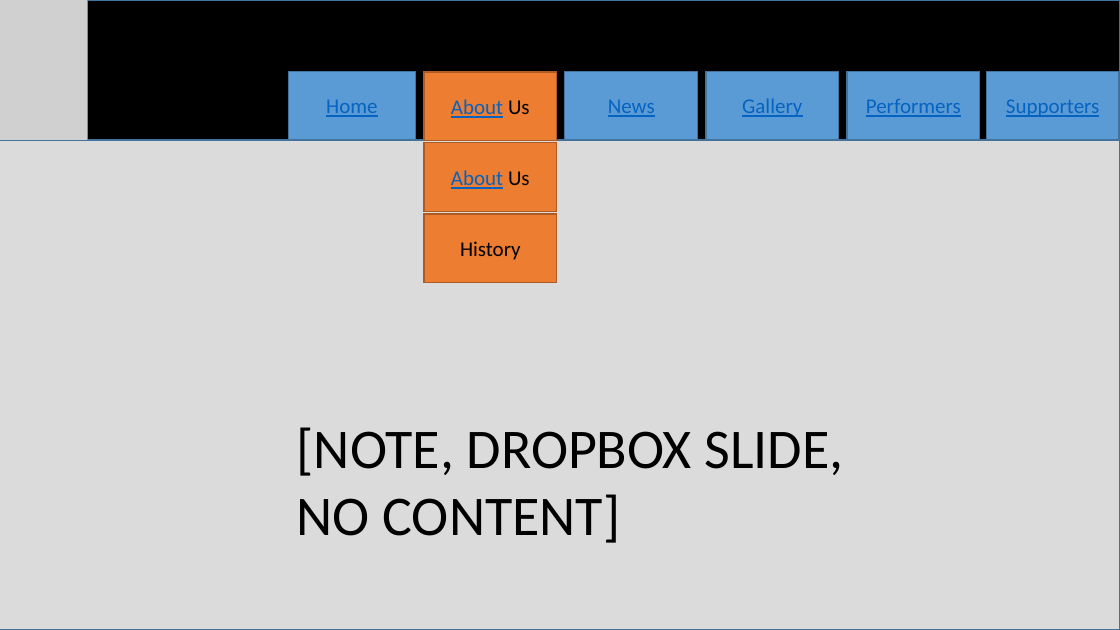
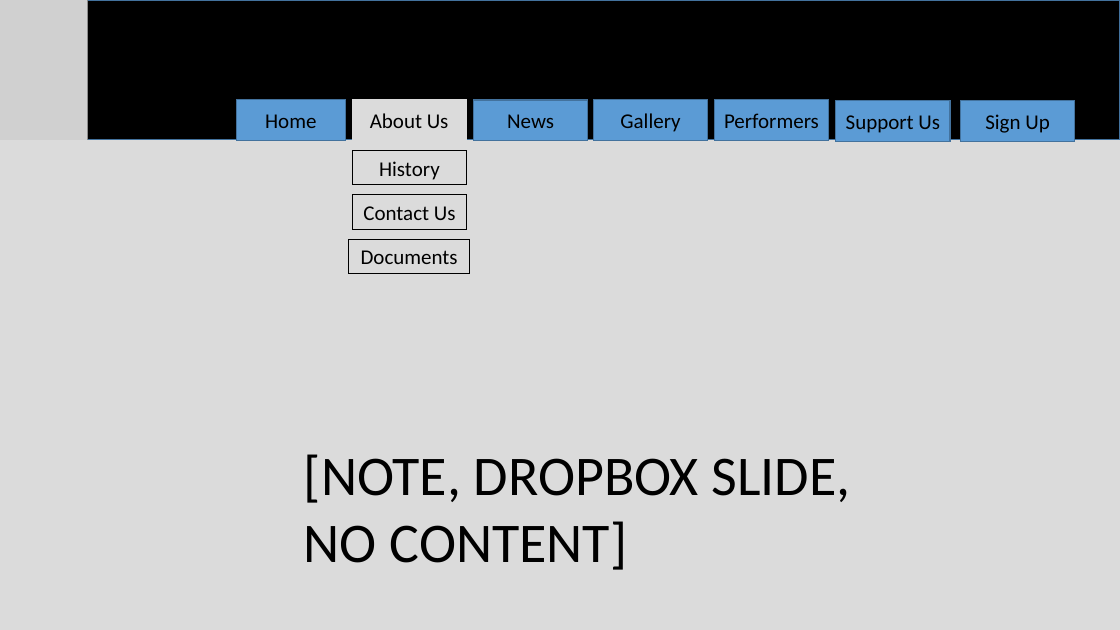
Before and after one commit to JacobJ97/Barrier-Reef-Orchestra-Website, a slide deck: slide 3 of Design Comps/barrier reef powerpoint simulation.pptx. Drawn at 1120x630 pixels with LibreOffice and Linux fonts; fonts in the diff are those of the drawing; grey boxes stand for pictures. Boxes give left, top, right and bottom in pixels: in the first picture for what was removed or moved away, otherwise in the second. Text is boxed around its words. In the diff, an @@ line names an element or a change of style, - is before the commit and + after.

```diff
--- a/Design Comps/barrier reef powerpoint simulation.pptx
+++ b/Design Comps/barrier reef powerpoint simulation.pptx
@@ rectangle removed at [986,71,1119,140] @@
-Supporters
@@ rectangle "Home": place and size @@
-rectangle "Home" at [288,71,415,140]
+rectangle "Home" at [236,100,345,140]
@@ rectangle "About Us": place and size @@
-rectangle "About Us" at [424,72,557,141]
+rectangle "About Us" at [352,100,466,140]
@@ rectangle "About Us" at [352,100,466,140]: text colour #0563C1 to #000000, underline off in "About"; fill #ED7D31 to #DBDBDB; outline #AF5C24 1 pt to #DBDBDB 1 pt @@
@@ rectangle "News": place and size @@
-rectangle "News" at [565,71,698,140]
+rectangle "News" at [474,100,588,140]
@@ rectangle "Gallery": place and size @@
-rectangle "Gallery" at [706,71,839,140]
+rectangle "Gallery" at [594,100,708,140]
@@ text colour #0563C1 to #000000, underline off in 4 elements at [236,100,345,140], [474,100,588,140], [594,100,708,140], [715,100,829,140] @@
@@ rectangle "Performers": place and size @@
-rectangle "Performers" at [847,71,980,140]
+rectangle "Performers" at [715,100,829,140]
@@ rectangle added at [836,101,950,141], fill #5B9BD5, outline #43739E 1 pt, 18 pt, text #000000 @@
+Support Us
@@ rectangle added at [960,101,1075,141], fill #5B9BD5, outline #43739E 1 pt, 18 pt, text #000000 @@
+Sign Up
@@ rectangle at [0,140,1120,630]: outline #43739E 1 pt to #DBDBDB 1 pt @@
@@ rectangle "History": place and size @@
-rectangle "History" at [424,214,557,283]
+rectangle "History" at [353,150,466,185]
@@ rectangle "History" at [353,150,466,185]: fill #ED7D31 to #DBDBDB; outline #AF5C24 1 pt to #000000 1 pt @@
@@ rectangle "Contact Us" at [353,195,466,229]: fill #ED7D31 to #DBDBDB; outline #AF5C24 1 pt to #000000 1 pt @@
@@ rectangle "Contact Us": place and size @@
-rectangle "Contact Us" at [424,143,557,212]
+rectangle "Contact Us" at [353,195,466,229]
@@ text in rectangle at [363,206,456,220]: text changed; text colour #0563C1 to #000000 @@
-About Us
+Contact Us
@@ rectangle added at [349,239,470,274], fill #DBDBDB, outline #000000 1 pt, 18 pt, text #000000 @@
+Documents
@@ text "[NOTE, DROPBOX SLIDE, NO CONTENT]": place and size @@
-text "[NOTE, DROPBOX SLIDE, NO CONTENT]" at [297,427,843,543]
+text "[NOTE, DROPBOX SLIDE, NO CONTENT]" at [304,454,851,570]
```
Also in this commit, not shown: 7 other slides changed, 9 slides added.
